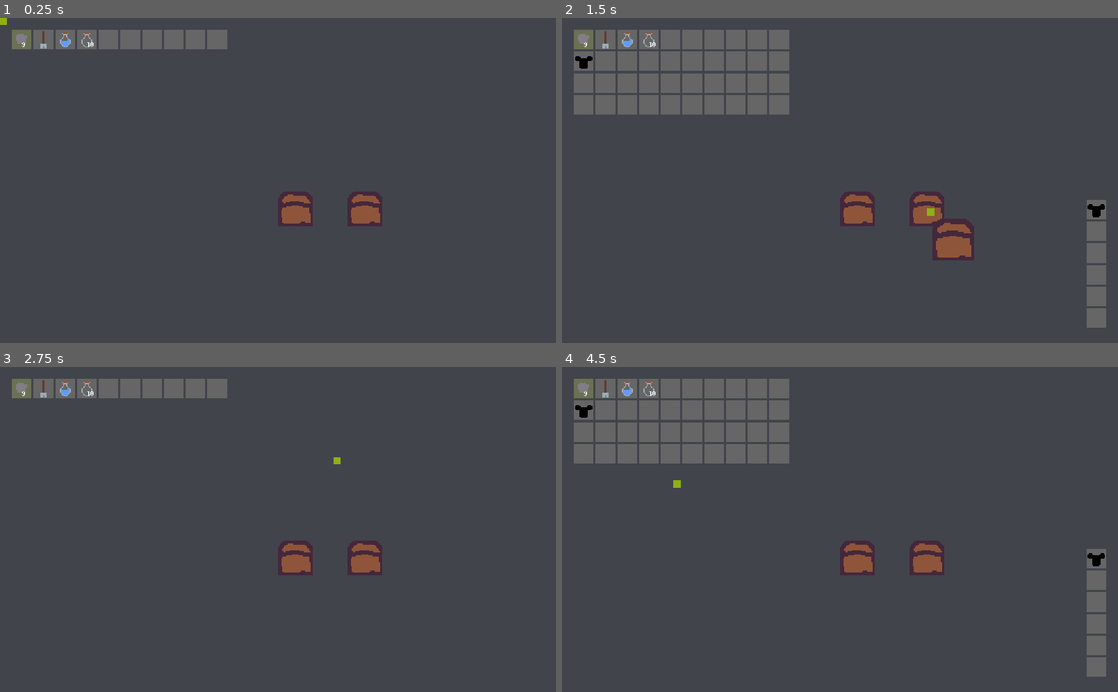
Above: before the commit, frames 1-4 (two rows, left to right).
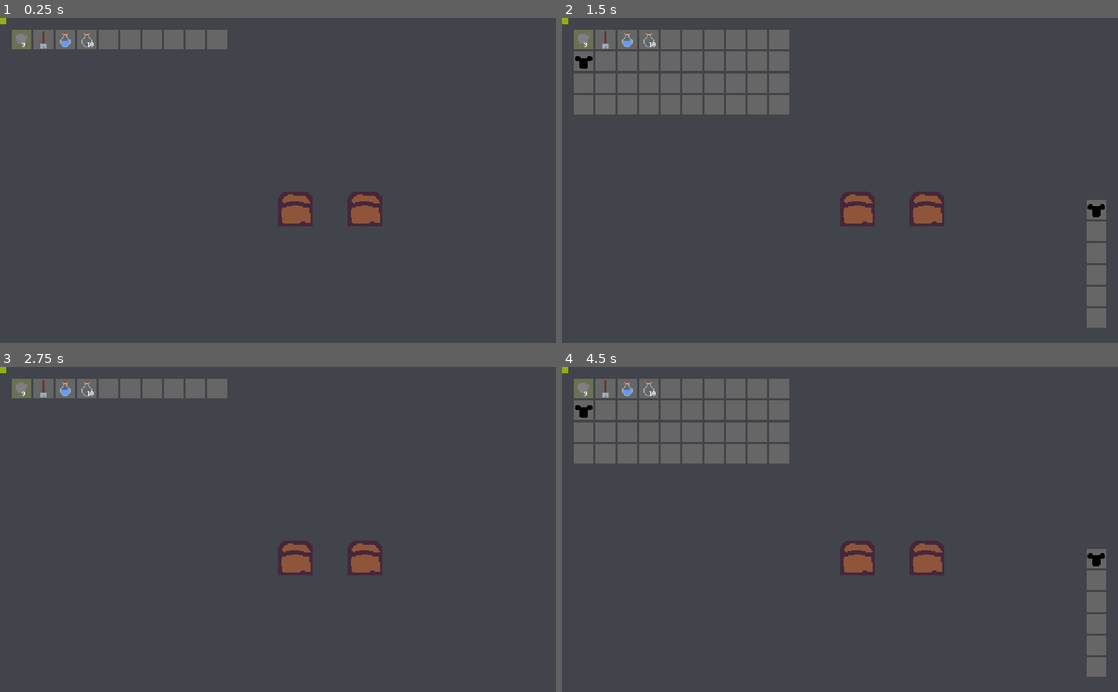
Above: after the commit, the same moments.

Repository: Rokle/Godot-Inventory-Demo
Game: Godot game, scene res://showcase/Showcase.tscn
Same seed, same stepped clock (60 frames per second), same inputs: the game is played once before the commit and once after it.
Inputs (mouse positions are in pixels of both pictures, inside the frame that each line leads up to):
- Up to frame 1 (0.25 s): no input
- Up to frame 2 (1.5 s): tap Enter at 0.5 s; move the mouse to (856, 209) at 0.52 s; press the mouse at (856, 209) at 0.53 s; tap E (E) at 0.6 s; move the mouse to (928, 209) at 1.27 s; release the mouse at (928, 209) at 1.28 s; click (928, 209) at 1.35 s
- Up to frame 3 (2.75 s): right-click (366, 558) at 1.55 s; move the mouse to (333, 458) at 2.02 s; hold Right mouse button (RightClick) from 2.03 s (still down); click (333, 458) at 2.17 s; tap E (E) at 2.3 s
- Up to frame 4 (4.5 s): tap Space at 2.75, 4.25 s; move the mouse to (812, 594) at 2.77 s; release Right mouse button (RightClick) at 2.78 s; tap E (E) at 2.85 s; click (812, 594) at 3.05 s; tap Enter at 3.5 s; move the mouse to (1006, 578) at 3.52 s; press the mouse at (1006, 578) at 3.53 s; right-click (1006, 578) at 3.8 s; move the mouse to (673, 480) at 4.27 s; release the mouse at (673, 480) at 4.28 s; right-click (673, 480) at 4.35 s; click (673, 480) at 4.42 s

The runs differ from the first frame. In frame 1, less than 0.1% of the frame differs, in the area x 0-2%, y 0-3%; in frame 2, 1.0%, in the area x 0-75%, y 0-75%; in frame 3, less than 0.1%; in frame 4, less than 0.1%.
Error after the commit: Parse Error: The identifier "Links" isn't declared in the current scope. (res://ui/mouse/MouseTexture.gd:130)

Commit message:
Some bug fixes and code improvement

Diff:
--- a/InventorySystem/ui/mouse/MouseTexture.gd
+++ b/InventorySystem/ui/mouse/MouseTexture.gd
@@ -1,5 +1,8 @@
 extends Node2D
 # make cursor texture
+
+var window_height = ProjectSettings.get_setting("display/window/size/height")
+var window_widht = ProjectSettings.get_setting("display/window/size/width")
 
 var content setget slot_update
 var storage = null
@@ -15,10 +18,6 @@
 var description
 var description_container
 
-var window_height = ProjectSettings.get_setting("display/window/size/height")
-var window_widht = ProjectSettings.get_setting("display/window/size/width")
-
-
 var click_used = true
 
 var storage_sprite
@@ -27,10 +26,12 @@
 
 var distribute_content
 var distributing = false
-var division_by_one_item = false
-var distribute_items_to = [] setget divide_items
-
-var double_click = false
+var distribution_by_one_item = false
+var distribute_items_to = [] setget distribute_items
+
+var double_clicked = false
+
+var took_item = false
 
 var last_hovered_slot
 
@@ -54,82 +55,124 @@
 
 	$AnimationPlayer.play("Cursor")
 
-func divide_items(slot):
+func distribute_items(slot):
+
+	if distribute_content == null:
+		return
+
 	if distribute_content[0] == "nothing":
 		return
+
 	if slot.content[0] != "nothing" and (slot.content[0] != distribute_content[0] or slot.content[2] != distribute_content[2]):
 		return
+
 	if slot.can_swap_items(distribute_content) == false:
 		return
+
 	for i in range(distribute_items_to.size()):
 		if distribute_items_to[i][0] == slot:
 			return
-	var distribute_amount = int(distribute_content[1] / (distribute_items_to.size()+1)) if division_by_one_item == false else min(1,int(distribute_content[1] / (distribute_items_to.size()+1)))
+
+	var distribute_amount = int(distribute_content[1] / (distribute_items_to.size()+1)) if distribution_by_one_item == false else min(1,int(distribute_content[1] / (distribute_items_to.size()+1)))
+
 	if distribute_amount < 1:
 		return
+
 	distribute_items_to.append([slot,slot.content.duplicate()])
+
 	if distribute_items_to.size() == 1:
 		return
+
 	distributing = true
+
 	var max_amount = ItemData.item_data[distribute_content[0]]["max_amount"]
 	var amount_left = distribute_content[1]
+
 	for i in range (distribute_items_to.size()):
 		distribute_items_to[i][0].content = [distribute_content[0],min(distribute_items_to[i][1][1]+distribute_amount,max_amount), distribute_content[2]]
 		distribute_items_to[i][0].selected("dividing")
 		amount_left -= distribute_items_to[i][0].content[1] - distribute_items_to[i][1][1]
+
 	slot_update([distribute_content[0],amount_left, distribute_content[2]])
 
 func inventory_changer(_state):
 	show_stats("enter", stats_id)
 
 func _input(event):
+
 	if event is InputEventMouseMotion:
 		position = event.position
 		CorrectedMouseEnter.is_mouse_enter_slot(position)
+
 	if description.visible == true:
 		description_container.position.x = window_widht - position.x - 6 - description.background.rect_size.x  if position.x + description.background.rect_size.x + 6 > window_widht else 0
 		description_container.position.y = window_height - position.y - 6 - description.background.rect_size.y  if position.y + description.background.rect_size.y + 6 > window_height else 0
-	if event is InputEventMouseButton:
-		button_pressed = int(Input.is_action_just_pressed("RightClick"))-int(Input.is_action_just_pressed("LeftClick"))
-		click_used = true if button_pressed == 0 else false
-
-		if double_click == true:
-			double_click = false
+
+	if not event is InputEventMouseButton:
+		return
+
+	button_pressed = int(Input.is_action_just_pressed("RightClick"))-int(Input.is_action_just_pressed("LeftClick"))
+
+	click_used = true if button_pressed == 0 else false
+
+	if double_clicked:
+		double_clicked = false
+		return
+
+	if event.doubleclick == true and button_pressed == -1 and CorrectedMouseEnter.current_slot != null:
+
+		double_clicked = true
+
+		click_used = true
+
+		InventoryManager.collect_items(CorrectedMouseEnter.current_slot.display.inventory_id, self)
+
+		if CorrectedMouseEnter.current_slot.display.inventory_id in Links.player_inventories_ids:
+
+			if CorrectedMouseEnter.current_slot.display.storage_display.current_storage_display == null:
+				return
+
+			if CorrectedMouseEnter.current_slot.display.storage_display.current_storage.opened == false:
+				return
+
+			InventoryManager.collect_items(CorrectedMouseEnter.current_slot.display.storage_display.current_storage_display.inventory_id, self)
 			return
 
-		if event.doubleclick == true and button_pressed == -1 and CorrectedMouseEnter.current_slot != null:
-			double_click = true
-			InventoryManager.collect_items(CorrectedMouseEnter.current_slot.display.inventory_id, self)
-			if CorrectedMouseEnter.current_slot.display.inventory_id in ["player_inventory", "player_equipment"]:
-				if CorrectedMouseEnter.current_slot.display.storage_display.current_storage_display == null:
-					return
-				if CorrectedMouseEnter.current_slot.display.storage_display.current_storage.opened == false:
-					return
-				InventoryManager.collect_items(CorrectedMouseEnter.current_slot.display.storage_display.current_storage_display.inventory_id, self)
-				return
-			InventoryManager.collect_items(CorrectedMouseEnter.current_slot.display.storage_display.inventory_display.inventory_id, self)
-			return
-
-		button_released = int(Input.is_action_just_released("RightClick"))-int(Input.is_action_just_released("LeftClick"))
-		if button_released != 0:
-			if distributing == false:
-				if CorrectedMouseEnter.current_slot == null:
-					if last_hovered_slot != null:
-						last_hovered_slot._on_button_up()
-				else:
-					CorrectedMouseEnter.current_slot._on_button_up()
+		InventoryManager.collect_items(CorrectedMouseEnter.current_slot.display.storage_display.inventory_display.inventory_id, self)
+		return
+
+	if took_item:
+		took_item = false
+		return
+
+	button_released = int(Input.is_action_just_released("RightClick"))-int(Input.is_action_just_released("LeftClick"))
+
+	if click_used == false and content[0] == "nothing" and CorrectedMouseEnter.current_slot != null:
+		button_released = button_pressed
+		click_used = true
+		took_item = true
+		distribute_content = null
+
+	if button_released:
+		if distributing == false:
+			if CorrectedMouseEnter.current_slot == null:
+				if last_hovered_slot != null:
+					last_hovered_slot._on_button_up()
 			else:
-				for i in range(distribute_items_to.size()):
-					distribute_items_to[i][0].selected("none")
-			last_hovered_slot = null
-			distribute_items_to = []
-			distributing = false
-		if CorrectedMouseEnter.current_slot != null and click_used == false:
-			distribute_content = content.duplicate()
-			click_used = true
-			last_hovered_slot = CorrectedMouseEnter.current_slot
-			division_by_one_item = true if button_pressed == 1 else false
-			divide_items(last_hovered_slot)
+				CorrectedMouseEnter.current_slot._on_button_up()
+		else:
+			for i in range(distribute_items_to.size()):
+				distribute_items_to[i][0].selected("none")
+		last_hovered_slot = null
+		distribute_items_to = []
+		distributing = false
+
+	if CorrectedMouseEnter.current_slot != null and click_used == false:
+		distribute_content = content.duplicate()
+		click_used = true
+		last_hovered_slot = CorrectedMouseEnter.current_slot
+		distribution_by_one_item = true if button_pressed == 1 else false
+		distribute_items(last_hovered_slot)
 
 func get_pressed_button():
 	if button_pressed == 1:
@@ -146,16 +189,19 @@
 	return "none"
 
 func show_stats(slot_state, id):
-	if typeof(id) == TYPE_INT:
-		breakpoint
+
 	stats_id = id
+
 	if slot_state == "exit" or stats_id == "nothing" or content[0] != "nothing" or distributing == true:
 		description.visible = false
 		return
+
 	description.visible = true
+
 	if InventoryManager.inventory_is_open == false:
 		description.show_name(stats_id)
 		return
+
 	description.show_description(stats_id)
 
 func storage_texture(tex):
@@ -174,10 +220,7 @@
 		content[2] = []
 	else:
 		texture.texture = load(ItemData.item_data[content[0]]["texture"])
-		if content[1] > 1:
-			texture_text.text = str(content[1])
-		else:
-			texture_text.text = ""
+		texture_text.text = str(content[1]) if content[1] > 1 else ""
 	show_stats("enter" if content[1] == 0 else "exit", stats_id)
 
 
